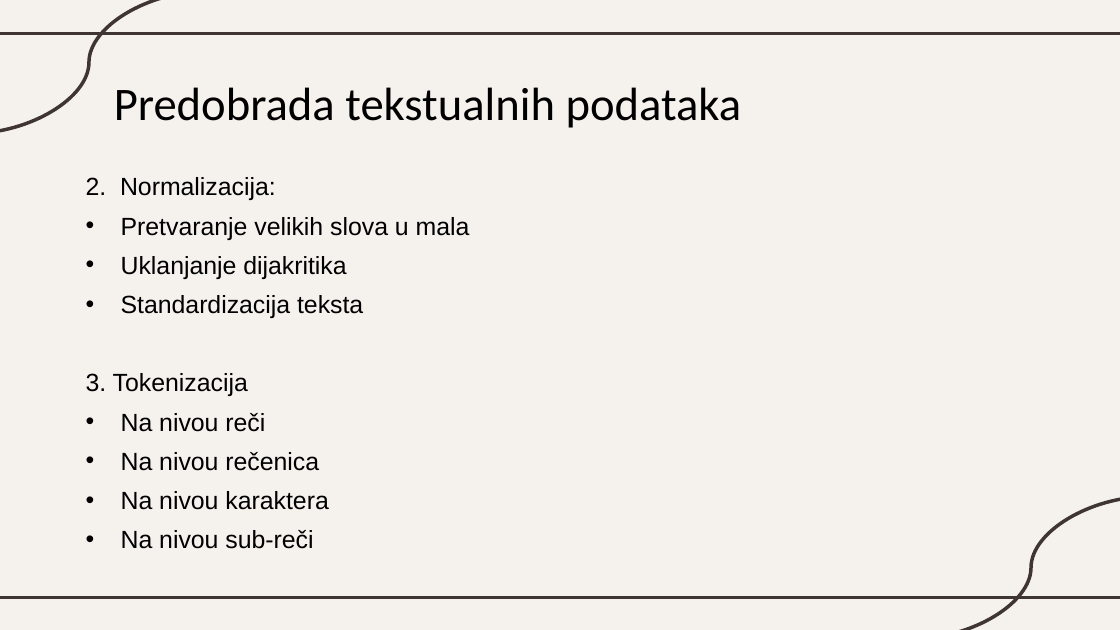
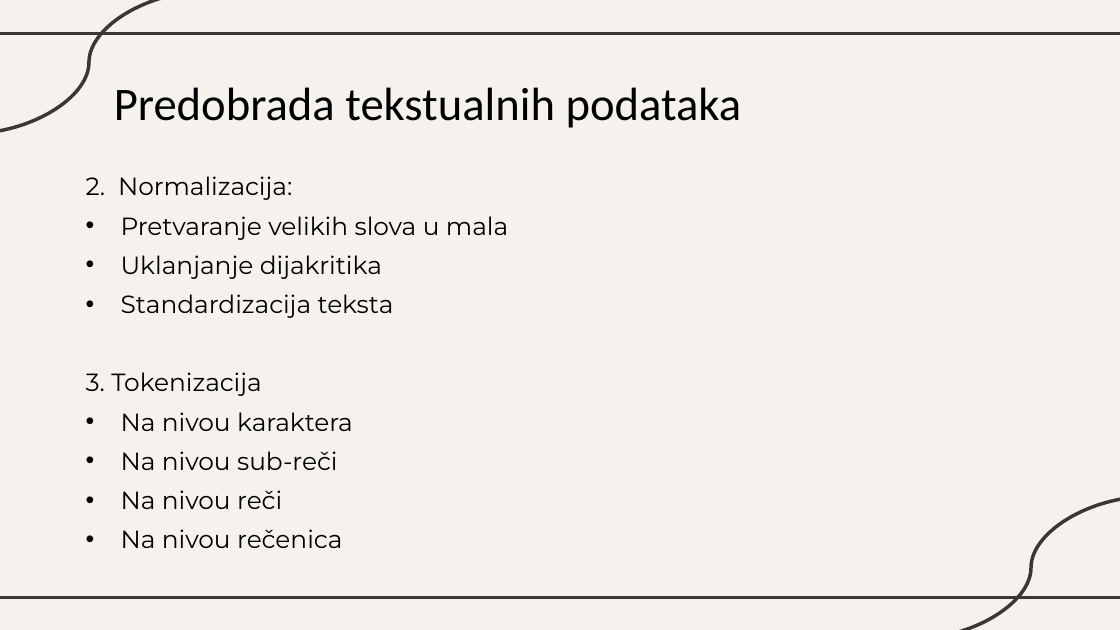
Before and after one commit to katarinaast/Text-data-augmentation, a slide deck: slide 7 of Augmentacija_PDF.pptx. Drawn at 1120x630 pixels with LibreOffice and Linux fonts; fonts in the diff are those of the drawing. Boxes give left, top, right and bottom in pixels: in the first picture for what was removed or moved away, otherwise in the second. Text is boxed around its words. In the diff, an @@ line names an element or a change of style, - is before the commit and + after.

```diff
--- a/Augmentacija_PDF.pptx
+++ b/Augmentacija_PDF.pptx
@@ text at (86,176,508,548): font Arial to Montserrat in "2. Normalizacija:", "Pretvaranje velikih slova u mala", "Uklanjanje dijakritika", "Standardizacija teksta" and 3 more places @@
@@ text at (121,412,353,470): paragraphs added @@
+• Na nivou karaktera
+• Na nivou sub-reči
@@ text at (121,491,328,549): paragraphs removed @@
-• Na nivou karaktera
-• Na nivou sub-reči
```
Also in this commit, not shown: 21 other slides changed, 1 other file.
